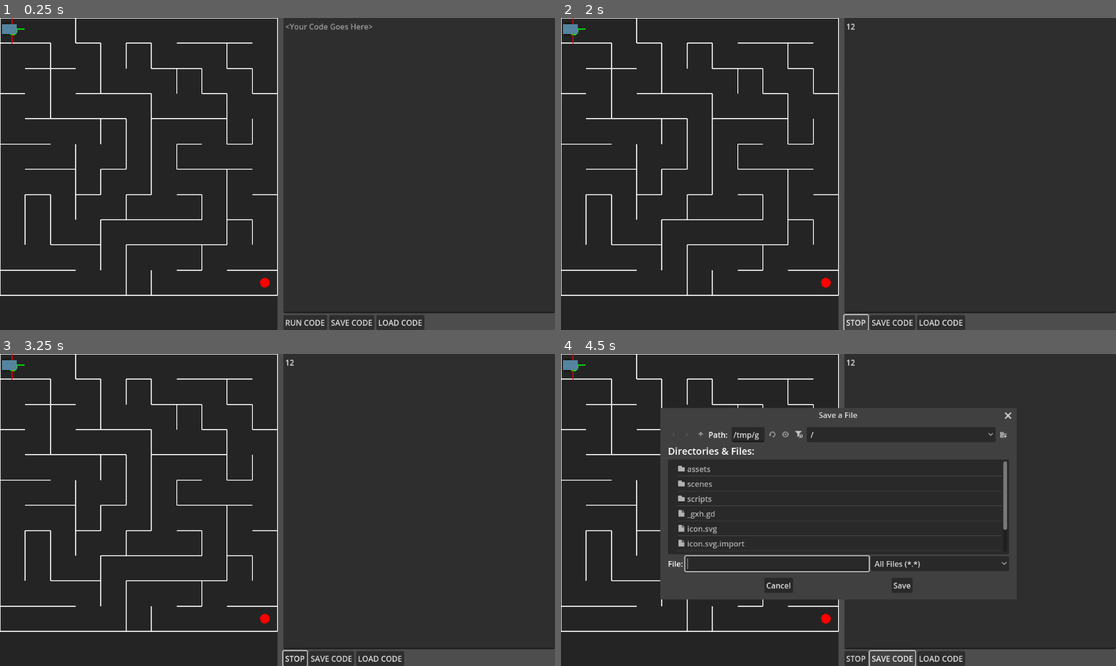
Above: before the commit, frames 1-4 (two rows, left to right).
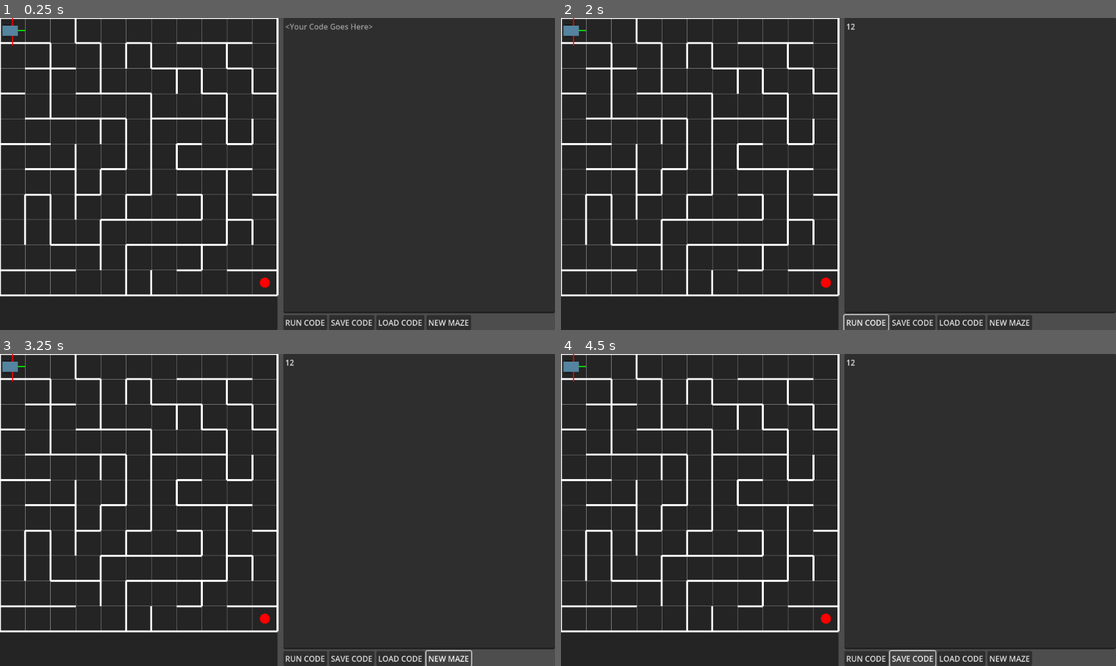
Above: after the commit, the same moments.

Repository: jamesabsolom/micromouse
Game: Godot game, scene res://scenes/main.tscn
Same seed, same stepped clock (60 frames per second), same inputs: the game is played once before the commit and once after it.
Inputs (mouse positions are in pixels of both pictures, inside the frame that each line leads up to):
- Up to frame 1 (0.25 s): no input
- Up to frame 2 (2 s): click (982, 164) at 0.52 s; type "12" at 0.6 s; click "RUN CODE" at 1.25 s
- Up to frame 3 (3.25 s): click "STOP" (after the commit: "RUN CODE") at 2 s; click (449, 659) at 2.75 s, where only the run after the commit has a clickable "NEW MAZE"
- Up to frame 4 (4.5 s): click (1010, 659) at 3.5 s, where only the run after the commit has a clickable "NEW MAZE"; click "SAVE CODE" at 4.25 s

The runs differ from the first frame. In frame 1, 4.9% of the frame differs, in the area x 0-85%, y 0-100%; in frame 2, 5.4%; in frame 3, 5.2%; in frame 4, 14%.
Error after the commit: Parse Error: Function "parse_script()" not found in base self. (res://scripts/mouse_interpreter.gd:30)

Commit message:
Added cell integration abilities

Diff:
--- a/scenes/main.tscn
+++ b/scenes/main.tscn
@@ -11,6 +11,7 @@
 [node name="Mouse" parent="." instance=ExtResource("2_sugp2")]
 z_index = 6
 position = Vector2(25, 23)
+maze_path = NodePath("../UI/HSplitContainer/Container/Maze")
 
 [node name="UI" type="CanvasLayer" parent="."]
 layer = -1
@@ -66,6 +67,11 @@
 grow_vertical = 2
 size_flags_stretch_ratio = 0.0
 script = ExtResource("2_jyhfs")
+code_editor_path = NodePath("CodeEditor")
+run_button_path = NodePath("HBoxContainer/RunButton")
+save_button_path = NodePath("HBoxContainer/SaveButton")
+load_button_path = NodePath("HBoxContainer/LoadButton")
+file_dialog_path = NodePath("FileDialog")
 mouse_path = NodePath("../../../../Mouse")
 
 [node name="CodeEditor" type="TextEdit" parent="UI/HSplitContainer/Container2/VBoxContainer"]
@@ -90,6 +96,10 @@
 layout_mode = 2
 text = "LOAD CODE"
 
+[node name="MazeButton" type="Button" parent="UI/HSplitContainer/Container2/VBoxContainer/HBoxContainer"]
+layout_mode = 2
+text = "NEW MAZE"
+
 [node name="FileDialog" type="FileDialog" parent="UI/HSplitContainer/Container2/VBoxContainer"]
 access = 2
 
--- a/scripts/maze.gd
+++ b/scripts/maze.gd
@@ -13,40 +13,46 @@
 @export var splitter_path: NodePath
 
 @onready var goal = $Goal
-@onready var background = get_node(background_path)
+@onready var background = get_node(background_path) as ColorRect
 @onready var mouse = get_node(mouse_path)
 @onready var splitter = get_node(splitter_path)
 
 func _ready():
 	generate_maze()
-	# Compute CELL_SIZE so the maze occupies half the screen width:
-	#   total maze pixel width = WIDTH * CELL_SIZE
-	#   we want: WIDTH * CELL_SIZE = viewport_width / 2
+	# Wait for layout then set split and cell size
 	await get_tree().process_frame
-	splitter.set_split_offset(get_viewport_rect().size.x/2)
-	var vp_width = get_viewport_rect().size.x/2
-	print(vp_width)
-	CELL_SIZE = vp_width / WIDTH
+	splitter.set_split_offset(get_viewport_rect().size.x / 2)
+	_update_cell_size()
 	mouse.resize_mouse(CELL_SIZE)
 	queue_redraw()
-	var goal_pos = end * CELL_SIZE + Vector2(CELL_SIZE / 2, CELL_SIZE / 2)
+	_position_goal()
+	get_viewport().connect("size_changed", Callable(self, "_on_viewport_resized"))
+
+func _update_cell_size():
+	var vp_width = get_viewport_rect().size.x / 2
+	CELL_SIZE = vp_width / WIDTH
+
+func _position_goal():
+	var goal_pos = end * CELL_SIZE + Vector2(CELL_SIZE/2, CELL_SIZE/2)
 	goal.global_position = goal_pos
-
-	# Resize the collision shape to fit within the goal cell
 	var shape = goal.get_node("CollisionShape2D").shape
 	if shape is CircleShape2D:
 		shape.radius = CELL_SIZE / 3
 	elif shape is RectangleShape2D:
-		shape.extents = Vector2(CELL_SIZE / 3, CELL_SIZE / 3)
-
-	get_viewport().connect("size_changed", Callable(self, "_on_viewport_resized"))
+		shape.extents = Vector2(CELL_SIZE/3, CELL_SIZE/3)
 
 func generate_maze():
-	grid = []
-	for y in HEIGHT:
+	grid.clear()
+	for y in range(HEIGHT):
 		var row = []
-		for x in WIDTH:
-			row.append(["top", "bottom", "left", "right"])
+		for x in range(WIDTH):
+			var cell_center = Vector2(x * CELL_SIZE + CELL_SIZE / 2, y * CELL_SIZE + CELL_SIZE / 2)
+			var cell = {
+				"grid_pos": Vector2i(x, y),
+				"world_pos": cell_center,
+				"walls": ["top", "bottom", "left", "right"]
+			}
+			row.append(cell)
 		grid.append(row)
 
 	var visited = []
@@ -54,35 +60,23 @@
 
 func _carve_passage(x, y, visited):
 	visited.append(Vector2(x, y))
-	var directions = [
-		Vector3(0, -1, 0),  # top
-		Vector3(1, 0, 1),   # right
-		Vector3(0, 1, 2),   # bottom
-		Vector3(-1, 0, 3)   # left
-	]
-	directions.shuffle()
-
-	for d in directions:
+	var dirs = [Vector3(0, -1, 0), Vector3(1, 0, 1), Vector3(0, 1, 2), Vector3(-1, 0, 3)]
+	dirs.shuffle()
+	for d in dirs:
 		var nx = x + int(d.x)
 		var ny = y + int(d.y)
-		if nx >= 0 and nx < WIDTH and ny >= 0 and ny < HEIGHT and not Vector2(nx, ny) in visited:
-			var current = grid[y][x]
-			var next = grid[ny][nx]
-
+		if nx in range(WIDTH) and ny in range(HEIGHT) and Vector2(nx, ny) not in visited:
+			var cur = grid[y][x]["walls"]
+			var nxt = grid[ny][nx]["walls"]
 			match int(d.z):
 				0:
-					current.erase("top")
-					next.erase("bottom")
+					cur.erase("top"); nxt.erase("bottom")
 				1:
-					current.erase("right")
-					next.erase("left")
+					cur.erase("right"); nxt.erase("left")
 				2:
-					current.erase("bottom")
-					next.erase("top")
+					cur.erase("bottom"); nxt.erase("top")
 				3:
-					current.erase("left")
-					next.erase("right")
-
+					cur.erase("left");  nxt.erase("right")
 			_carve_passage(nx, ny, visited)
 
 func _draw():
@@ -92,23 +86,21 @@
 	var wall = StaticBody2D.new()
 	var shape = CollisionShape2D.new()
 	var rect = RectangleShape2D.new()
-
-	# Length & angle
 	var length = p1.distance_to(p2)
-	rect.extents = Vector2(length / 2.0, 1)
-
-	# Position & rotation
+	rect.extents = Vector2(length / 2.0, 2)
 	shape.shape = rect
 	shape.rotation = p1.angle_to_point(p2)
 	shape.position = (p1 + p2) / 2.0
-
 	wall.add_child(shape)
 	add_child(wall)
 
 func draw_maze():
-	var wall_color = Color.WHITE
-	for y in HEIGHT:
-		for x in WIDTH:
+	var wall_color = Color(1,1,1)
+	var grid_line = Color(0.8, 0.8, 0.8, 0.3)
+
+	# Draw light grid lines where no wall exists
+	for y in range(HEIGHT):
+		for x in range(WIDTH):
 			var walls = grid[y][x]
 			var px = x * CELL_SIZE
 			var py = y * CELL_SIZE
@@ -117,31 +109,49 @@
 			var p3 = Vector2(px + CELL_SIZE, py + CELL_SIZE)
 			var p4 = Vector2(px, py + CELL_SIZE)
 
+			if "top" not in walls:
+				draw_line(p1, p2, grid_line, 1)
+			if "right" not in walls:
+				draw_line(p2, p3, grid_line, 1)
+			if "bottom" not in walls:
+				draw_line(p3, p4, grid_line, 1)
+			if "left" not in walls:
+				draw_line(p4, p1, grid_line, 1)
+
+	# Draw solid walls
+	for y in range(HEIGHT):
+		for x in range(WIDTH):
+			var walls = grid[y][x]["walls"]
+			var px = x * CELL_SIZE
+			var py = y * CELL_SIZE
+			var p1 = Vector2(px, py)
+			var p2 = Vector2(px + CELL_SIZE, py)
+			var p3 = Vector2(px + CELL_SIZE, py + CELL_SIZE)
+			var p4 = Vector2(px, py + CELL_SIZE)
+
 			if "top" in walls:
-				draw_line(p1, p2, wall_color, 2)
+				draw_line(p1, p2, wall_color, 4)
 				spawn_wall_line(p1, p2)
 			if "right" in walls:
-				draw_line(p2, p3, wall_color, 2)
+				draw_line(p2, p3, wall_color, 4)
 				spawn_wall_line(p2, p3)
 			if "bottom" in walls:
-				draw_line(p3, p4, wall_color, 2)
+				draw_line(p3, p4, wall_color, 4)
 				spawn_wall_line(p3, p4)
 			if "left" in walls:
-				draw_line(p4, p1, wall_color, 2)
+				draw_line(p4, p1, wall_color, 4)
 				spawn_wall_line(p4, p1)
 
 	# Draw start and end
-	var start_pos = start * CELL_SIZE + Vector2(CELL_SIZE / 2, CELL_SIZE / 2)
-	var end_pos = end * CELL_SIZE + Vector2(CELL_SIZE / 2, CELL_SIZE / 2)
-	draw_circle(start_pos, 10, Color.GREEN)
-	draw_circle(end_pos, 10, Color.RED)
+	var start_pos = start * CELL_SIZE + Vector2(CELL_SIZE/2, CELL_SIZE/2)
+	mouse.start_position = start_pos
+	mouse.reset()
+	var end_pos = end * CELL_SIZE + Vector2(CELL_SIZE/2, CELL_SIZE/2)
+	draw_circle(start_pos, CELL_SIZE * 0.2, Color(0,1,0))
+	draw_circle(end_pos, CELL_SIZE * 0.2, Color(1,0,0))
 
 func _on_viewport_resized():
-	# Recompute CELL_SIZE and redraw
-	splitter.set_split_offset(get_viewport_rect().size.x/2)
-	var vp_width = get_viewport_rect().size.x/2
-	print(vp_width)
-	CELL_SIZE = vp_width / WIDTH
+	splitter.set_split_offset(get_viewport_rect().size.x / 2)
+	_update_cell_size()
 	mouse.resize_mouse(CELL_SIZE)
-	draw_maze()
 	queue_redraw()
--- a/scripts/mouse.gd
+++ b/scripts/mouse.gd
@@ -1,10 +1,12 @@
 extends CharacterBody2D
 
 @export var move_speed := 0
+@export var maze_path : NodePath
 
 var start_position: Vector2
 var start_rotation: float
 
+@onready var maze = get_node(maze_path)
 @onready var front_prox: RayCast2D = $FrontProx
 @onready var left_prox: RayCast2D = $LeftProx
 @onready var right_prox: RayCast2D = $RightProx
@@ -65,6 +67,18 @@
 
 func resize_mouse(cell_size: float):
 	var ratio = cell_size/50
-	print(ratio)
 	self.scale.x = starting_scale.x * ratio
 	self.scale.y = starting_scale.y * ratio
+
+func get_current_cell() -> Vector2i:
+	var CELL_SIZE = maze.CELL_SIZE
+	return Vector2i(floor(position.x / CELL_SIZE), floor(position.y / CELL_SIZE))
+
+func is_facing_cell(target: Vector2i) -> bool:
+	var CELL_SIZE = maze.CELL_SIZE
+	var facing_dir = Vector2.RIGHT.rotated(rotation).normalized()
+	var target_world = Vector2(target.x * CELL_SIZE + CELL_SIZE / 2, target.y * CELL_SIZE + CELL_SIZE / 2)
+	var to_target = (target_world - global_position).normalized()
+	var angle_diff = facing_dir.angle_to(to_target)
+	#print(angle_diff)
+	return abs(angle_diff) < 0.01  # ~8.6 degrees tolerance
--- a/scripts/mouse_interpreter.gd
+++ b/scripts/mouse_interpreter.gd
@@ -8,7 +8,7 @@
 var command_queue: Array = []
 var running := false
 var mouse: Node = null
-var max_iterations := 1000
+var max_iterations := 10000
 var stop_flag := false
 var _run_id: int = 0
 
@@ -28,10 +28,6 @@
 func run_script(script_text: String, mouse_ref: Node):#
 	mouse = mouse_ref
 	command_queue = parse_script(script_text)
-	if Globals.print_parse_tree:
-		print("=== PARSE TREE ===")
-		dump_commands(command_queue)
-		print("=== END PARSE TREE ===")
 	if command_queue.is_empty():
 		push_error("No commands to run.")
 		return
@@ -39,88 +35,6 @@
 	running = true
 	stop_flag = false
 	await _run_command_list(command_queue, my_token)
-
-func parse_script(script: String) -> Array:
-	var lines = script.split("\n", false)
-	var root_commands: Array = []
-	var stack: Array = []
-	for i in range(lines.size()):
-		var raw_line: String = lines[i]
-		var indent := 0
-		var rest := raw_line
-		while rest.begins_with("\t") or rest.begins_with("    "):
-			if rest.begins_with("\t"):
-				indent += 1
-				rest = rest.substr(1)
-			else:
-				indent += 1
-				rest = rest.substr(4)
-		var trimmed := rest.strip_edges()
-		#print("DEBUG parse: line %d → indent=%d, trimmed=\"%s\"" % [i+1, indent, trimmed])
-		if trimmed == "" or trimmed.begins_with("#"):
-			continue
-		var content := trimmed.to_upper()
-		# Pop finished or same-level blocks
-		while stack.size() > 0 and (indent < stack[-1]["indent"] or ((stack[-1]["action"] in ["repeat", "loop", "while"]) and indent == stack[-1]["indent"])):
-			stack.pop_back()
-		# Determine where to append this command
-		var parent_body: Array
-		if stack.is_empty():
-			parent_body = root_commands
-		else:
-			var top = stack[-1]
-			if top["action"] == "if" and top.get("state", "body") == "else":
-				parent_body = top["else_body"]
-			else:
-				parent_body = top["body"]
-
-		# Parse commands
-		if content == "LOOP":
-			var loop_block = {"action":"loop", "body":[], "indent":indent}
-			parent_body.append(loop_block)
-			stack.append(loop_block)
-		elif content.begins_with("REPEAT"):
-			var count := int(content.substr(6).strip_edges())
-			var repeat_block = {"action":"repeat", "count":count, "body":[], "indent":indent}
-			parent_body.append(repeat_block)
-			stack.append(repeat_block)
-		elif content.begins_with("WHILE NOT SENSOR"):
-			var name = trimmed.substr(len("WHILE NOT SENSOR")).strip_edges()
-			var while_block = {"action":"while", "condition":name, "negate":true, "body":[], "indent":indent}
-			parent_body.append(while_block)
-			stack.append(while_block)
-		elif content.begins_with("WHILE SENSOR"):
-			var name = trimmed.substr(len("WHILE SENSOR")).strip_edges()
-			var while_block = {"action":"while", "condition":name, "negate":false, "body":[], "indent":indent}
-			parent_body.append(while_block)
-			stack.append(while_block)
-		elif content.begins_with("IF SENSOR"):
-			var name := trimmed.substr(len("IF SENSOR")).strip_edges()
-			var if_block = {"action":"if", "condition":name, "negate":false, "body":[], "else_body":[], "indent":indent, "state":"body"}
-			parent_body.append(if_block)
-			stack.append(if_block)
-		elif content.begins_with("IF NOT SENSOR"):
-			# New support for inverted sensor check
-			var name := trimmed.substr(len("IF NOT SENSOR")).strip_edges()  # length of "IF NOT SENSOR"
-			var if_block = {"action":"if", "condition":name, "negate":true, "body":[], "else_body":[], "indent":indent, "state":"body"}
-			parent_body.append(if_block)
-			stack.append(if_block)
-		elif content == "ELSE":
-			if stack.is_empty() or stack[-1]["action"] != "if":
-				push_error("ELSE without matching IF")
-				return []
-			# Switch to else body for this if block
-			stack[-1]["state"] = "else"
-		elif content == "MOVE":
-			parent_body.append({"action":"move", "line":i})
-		elif content == "LEFT":
-			parent_body.append({"action":"left", "line":i})
-		elif content == "RIGHT":
-			parent_body.append({"action":"right", "line":i})
-		else:
-			push_error("Unknown command: %s" % trimmed)
-			return []
-	return root_commands
 
 func _run_command_list(commands: Array, token: int) -> void:
 	for cmd in commands:
@@ -189,6 +103,31 @@
 				else:
 					await _run_command_list(cmd["else_body"], token)
 
+			"if_facing", "if_on":
+				var target = cmd["target"]
+				var neg = cmd["negate"]
+				var match_result = _compare_position(cmd["action"], target)
+				var result = not match_result if neg else match_result
+				if result:
+					await _run_command_list(cmd["body"], token)
+				else:
+					await _run_command_list(cmd["else_body"], token)
+
+			"while_facing", "while_on":
+				var wcount := 0
+				var target = cmd["target"]
+				var neg = cmd["negate"]
+				while token == _run_id and running and not stop_flag and (_compare_position(cmd["action"], target) != neg):
+					if wcount >= max_iterations:
+						push_error("Infinite loop detected — execution aborted.")
+						running = false
+						return
+					for inner_cmd in cmd["body"]:
+						if token != _run_id or stop_flag:
+							return
+						await _run_command_list([inner_cmd], token)  # Run one-by-one
+					wcount += 1
+
 		if token != _run_id or stop_flag:
 			return
 
@@ -206,31 +145,28 @@
 	if not stop_flag:
 		emit_signal("finished")
 
-# Dump the parsed command tree so you can see exactly
-# which commands ended up in which bodies/else_bodies.
-func dump_commands(cmds: Array, level: int = 0) -> void:
-	for cmd in cmds:
-		# indent the printout by one tab per tree‐level
-		var prefix := ""
-		for temp in range(level):
-			prefix += "\t"
-		# print the basic info
-		var info := "%s- action=%s (indent=%s)" % [prefix, cmd["action"], cmd.get("indent", "?")]
-		if cmd["action"] == "if":
-			info += " condition=\"%s\" negate=%s" % [cmd["condition"], cmd.get("negate", false)]
-		elif cmd["action"] == "repeat" or cmd["action"] == "loop":
-			info += " count=%s" % [cmd.get("count", "")]
-		print(info)
+func _compare_position(mode: String, target_str: String) -> bool:
+	var target_pos: Vector2i
+	if target_str.begins_with("{") and target_str.ends_with("}"):
+		var raw = target_str.substr(1, target_str.length() - 2).strip_edges()
+		var parts = raw.split(",", false)
+		if parts.size() != 2:
+			push_error("Invalid coordinate format: " + target_str)
+			return false
+		target_pos = Vector2i(parts[0].to_int(), parts[1].to_int())
+	else:
+		# In future: support variables
+		push_error("Variables not supported yet: " + target_str)
+		return false
 
-		# recurse into bodies
-		if cmd["action"] == "if":
-			print("%s  body:" % prefix)
-			dump_commands(cmd["body"], level + 1)
-			print("%s  else_body:" % prefix)
-			dump_commands(cmd["else_body"], level + 1)
-		elif cmd["action"] in ["repeat", "loop", "while"]:
-			print("%s  body:" % prefix)
-			dump_commands(cmd["body"], level + 1)
+	match mode:
+		"if_facing", "while_facing":
+			return mouse.is_facing_cell(target_pos)
+		"if_on", "while_on":
+			return mouse.get_current_cell() == target_pos
+		_:
+			push_error("Unknown position mode: " + mode)
+			return false
 
 func _debug_print_commands(commands: Array, level: int = 0) -> void:
 	for cmd in commands:
--- a/scripts/script_runner.gd
+++ b/scripts/script_runner.gd
@@ -1,11 +1,16 @@
 extends VBoxContainer
 
-@onready var code_editor = $CodeEditor
-@onready var run_button = $HBoxContainer/RunButton
-@onready var stop_button = $HBoxContainer/StopButton
-@onready var save_button = $HBoxContainer/SaveButton
-@onready var load_button = $HBoxContainer/LoadButton
-@onready var file_dialog = $FileDialog
+@export var code_editor_path: NodePath
+@export var run_button_path: NodePath
+@export var save_button_path: NodePath
+@export var load_button_path: NodePath
+@export var file_dialog_path: NodePath
+
+@onready var code_editor = get_node(code_editor_path)
+@onready var run_button = get_node(run_button_path)
+@onready var save_button = get_node(save_button_path)
+@onready var load_button = get_node(load_button_path)
+@onready var file_dialog = get_node(file_dialog_path)
 @onready var interpreter = preload("res://scripts/mouse_interpreter.gd").new()
 
 @export var mouse_path: NodePath  # drag the mouse into this in the Inspector
@@ -70,7 +75,6 @@
 			code_editor.text = file.get_as_text()
 
 func _on_Goal_body_entered(body):
-	print(body.name)
 	if body.name == "Mouse":
 		print("🎉 Robot reached the goal!")
 		interpreter.stop()  # Or call from scene root/UI
Not shown, added: example_code/Facing_Test
